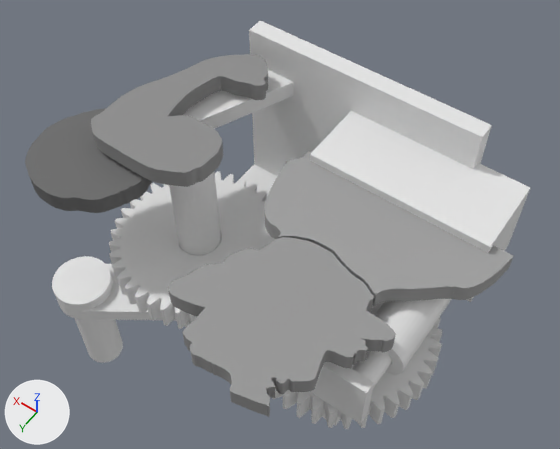
Two versions of the Blender file step3 - blender/assem.blend, one commit apart.
Before and after are seen from a 50 mm lens placed at (-23.0, 206.0, 380.0), pointed at (103.0, 30.0, 103.0). Lighting does not change. The marker at lower left points along +X, +Y and +Z.

In view in the first picture: 'FilesFromSldr - Gear System-1 Gear Design Tutorial-1', 'FilesFromSldr - Gear System-1 Gear Design Tutorial-2', 'FilesFromSldr - camFollowerWithAligningShaft-1', 'FilesFromSldr - crankShaft-1', 'FilesFromSldr - gear insert-1', 'FilesFromSldr - panelStand-1', 'FilesFromSldr - turningHandle-1', 'arm', 'cabbage', 'queen body', 'queen head', 'queen stand'.
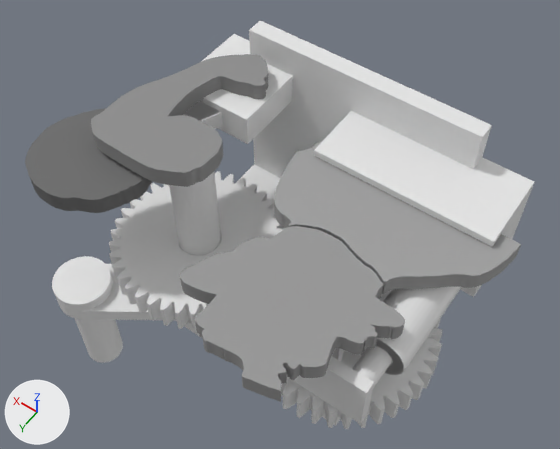
Diff of the bpy script that builds the scene:
```diff
--- a/step3 - blender/assem.blend.py
+++ b/step3 - blender/assem.blend.py
@@ me_cube_002 @@
 me_cube_002.from_pydata(...)  # 8 vertices, 6 faces; spans x -1.0..1.0, y -1.0..1.0, z -1.0..1.0
 # used by ob_queen_stand; location = (51.8, 7.1, 132.4); scale = (39.7, 17.5, 18.7)
+# me_cube_002 part 1: the whole mesh is scaled about its middle by (1, 0.908, 1), then moved by (0.0, -0.1, 0.0)
@@ ob_queen_stand @@
 ob_queen_stand = bpy.data.objects.new('queen stand', me_cube_002)
-ob_queen_stand.location = (51.8, 7.1, 132.4)
-ob_queen_stand.scale = (39.7, 17.5, 18.7)
+ob_queen_stand.location = (51.8, 5.6, 132.4)
+ob_queen_stand.scale = (39.7, 19.7, 18.7)
@@ ob_queen_head @@
 ob_queen_head = bpy.data.objects.new('queen head', cu_curve_004)
-ob_queen_head.location = (55.5, 93.1, 143.5)
+ob_queen_head.location = (55.5, 86.6, 143.5)
 ob_queen_head.scale = (758.0, 758.0, 1.0)
@@ ob_queen_body @@
 ob_queen_body = bpy.data.objects.new('queen body', cu_curve_002)
-ob_queen_body.location = (57.8, 44.7, 143.4)
+ob_queen_body.location = (57.8, 38.2, 143.4)
 ob_queen_body.scale = (754.0, 754.0, 1.0)
@@ ob_bool_camfolloweraligningshaftholder_1_001 @@
+ob_bool_camfolloweraligningshaftholder_1_001 = bpy.data.objects.new('bool camFollowerAligningShaftHolder-1.001', me_filesfromsldr___camfolloweraligningshaftholder_1.copy())  # the mesh of ob_filesfromsldr___camfolloweraligningshaftholder_1
+ob_bool_camfolloweraligningshaftholder_1_001.location = (26.9, 41.9, 126.9)
+ob_bool_camfolloweraligningshaftholder_1_001.scale = (1.05, 1.0, 1.05)
@@ ob_cabbage_stand_holder @@
+ob_cabbage_stand_holder = bpy.data.objects.new('cabbage stand holder', me_cube_002.copy())  # the mesh of ob_queen_stand
+ob_cabbage_stand_holder.location = (140.7, 6.2, 147.8)
+ob_cabbage_stand_holder.rotation_euler = (0.0, 0.0, 1.571)  # degrees (0, 0, 90)
+ob_cabbage_stand_holder.scale = (20.5, 19.1, 7.15)
+_m = ob_cabbage_stand_holder.modifiers.new('Boolean', 'BOOLEAN')
+_m.object = ob_bool_cabbage_stand
+_m.solver = 'FLOAT'
@@ ob_bool_cabbage_stand @@
+ob_bool_cabbage_stand = bpy.data.objects.new('bool cabbage stand', me_cube_002.copy())  # the mesh of ob_queen_stand
+ob_bool_cabbage_stand.location = (149.1, 36.1, 147.8)
+ob_bool_cabbage_stand.rotation_euler = (0.0, 0.0, 1.164)  # degrees (0, 0, 67)
+ob_bool_cabbage_stand.scale = (39.5, 9.5, 4.0)
```

Changed parts and their boxes [x1, y1, x2, y2] in the pictures (560 x 449 px):
'queen head', moved: before [168, 237, 396, 417]; after [180, 226, 405, 402]
'queen body', moved: before [264, 152, 514, 306]; after [274, 142, 521, 294]
'queen stand', reshaped, moved, rescaled: before [310, 111, 530, 302]; after [314, 111, 534, 297]
'cabbage stand holder', added: after [201, 34, 293, 144]
'bool camFollowerAligningShaftHolder-1.001', added: after [361, 286, 461, 376]
'bool cabbage stand', added: after [183, 101, 223, 129]
'FilesFromSldr - camFollowerAligningShaftHolder-1', unchanged, covered by the edit: before [375, 299, 452, 375]; after [361, 339, 403, 375]
'cabbage stand', unchanged, covered by the edit: before [183, 70, 294, 129]; after [185, 103, 220, 120]
